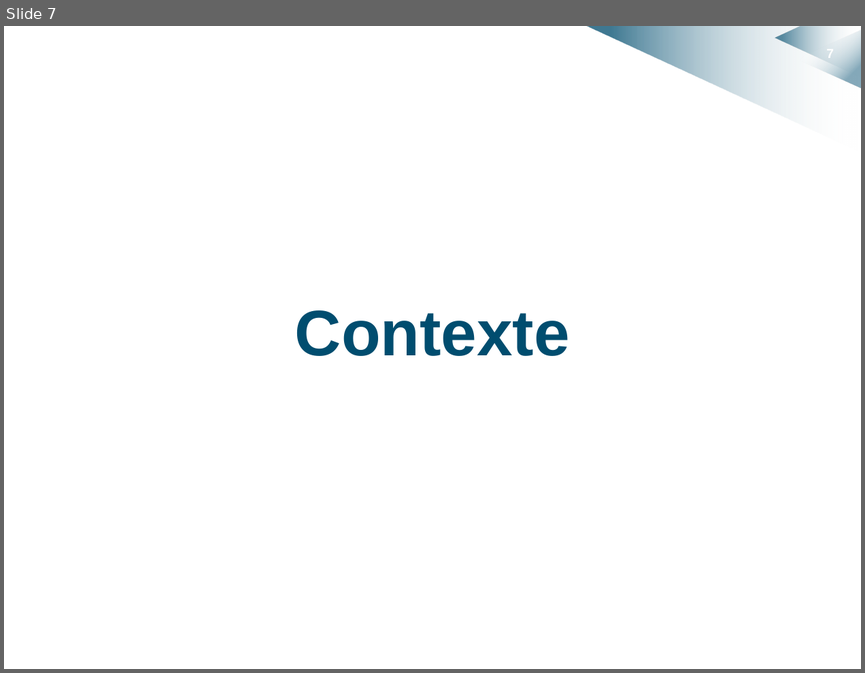
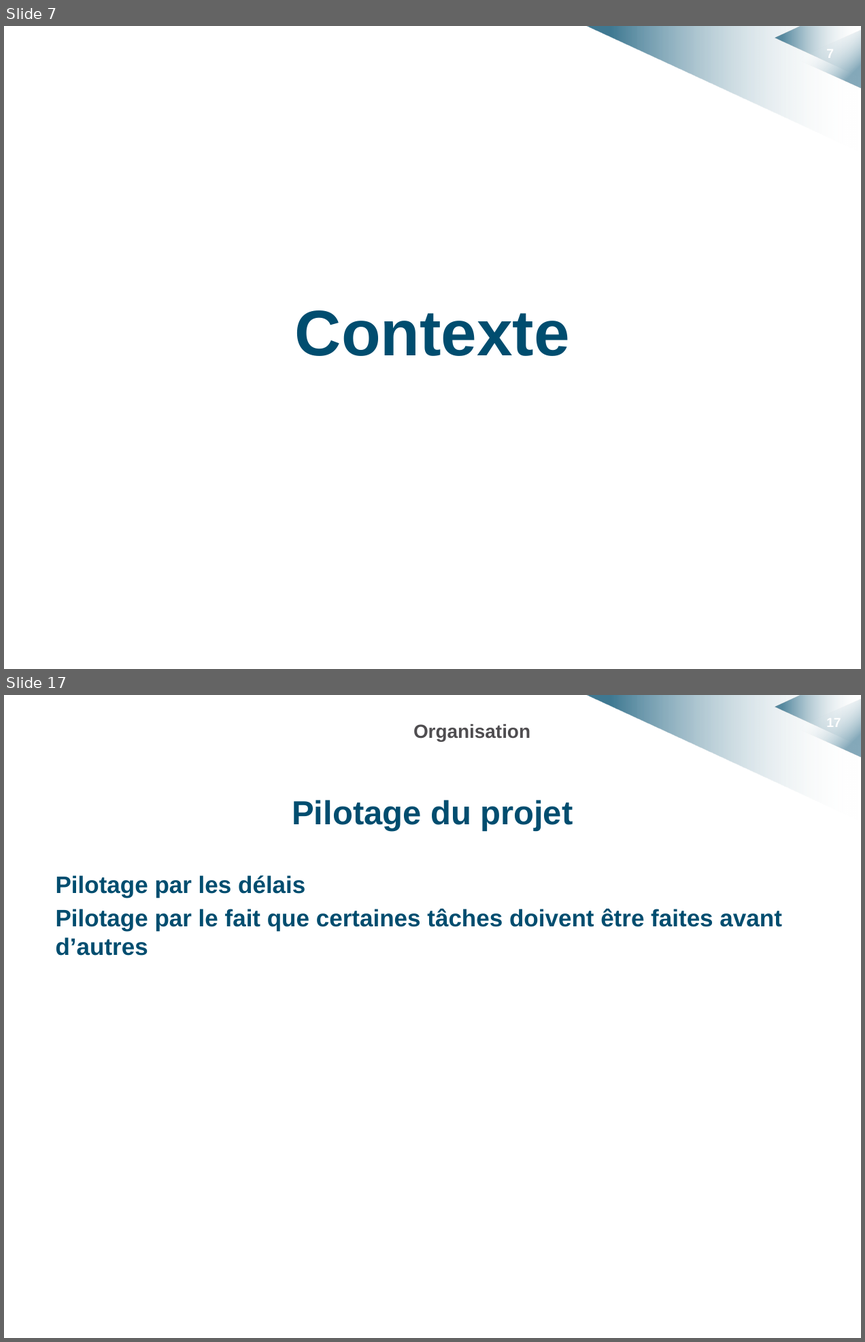
Before and after one commit to HKervadec/korrigolo, a slide deck: soutenances/planification/soutenance_planification.pptx. Shown one above the other, each under a label of ours: slide 7 before the commit, slides 7 and 17 after it; the slides between them are not shown. The pictures are 865x673 and 865x1342 pixels, drawn with LibreOffice and Linux fonts; fonts in the diff are those of the drawing; background and template pictures are left out. Boxes give left, top, right and bottom in pixels: in the first picture for what was removed or moved away, otherwise in the second. Text is boxed around its words. In the diff, an @@ line names an element or a change of style, - is before the commit and + after.

```diff
--- a/soutenances/planification/soutenance_planification.pptx
+++ b/soutenances/planification/soutenance_planification.pptx
@@ slide 17 added at bbox=[4, 695, 861, 1338], background #FFFFFF; not listed: 4 template elements that a slide beside it also shows @@
@@ title added at bbox=[413, 724, 530, 741], 16 pt, text #4F4D50, bold @@
+Organisation
@@ text added at bbox=[56, 800, 781, 955], 20 pt, text #004D6F, bold @@
+Pilotage du projet
+Pilotage par les délais
+Pilotage par le fait que certaines tâches doivent être faites avant d’autres
```
Also in this commit, not shown: 5 slides changed, 12 other slides added.
